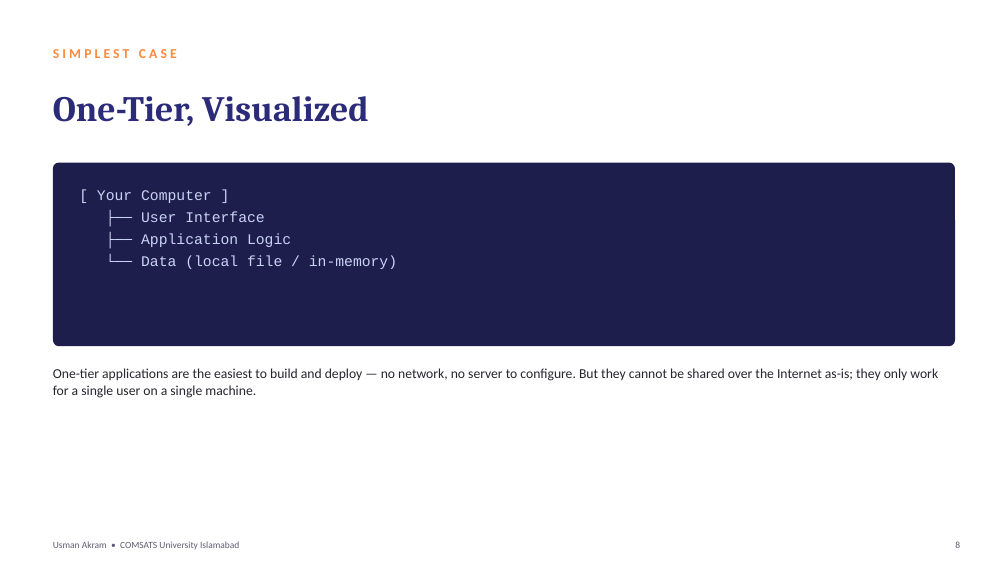
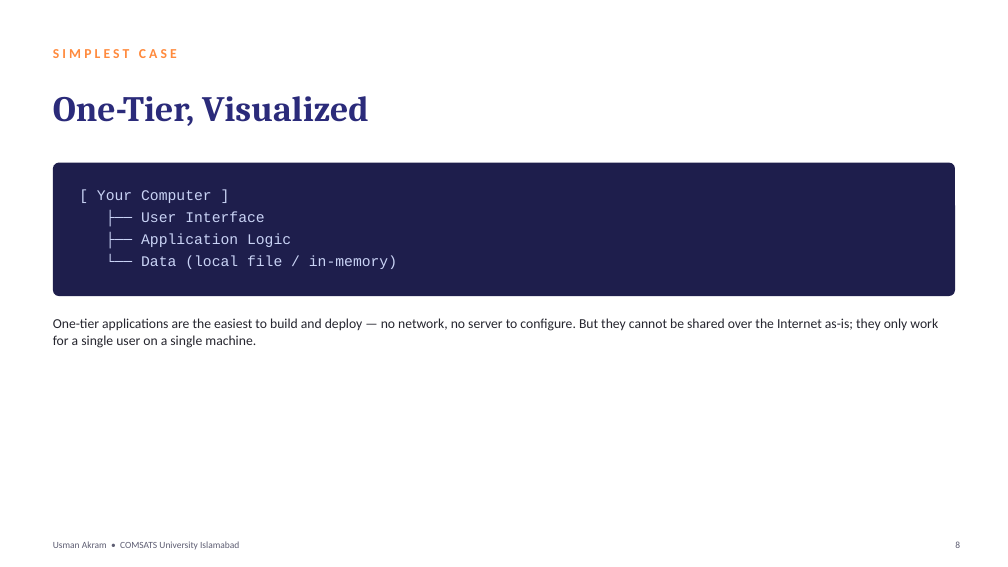
Before and after one commit to mua22/mern-web-book, a slide deck: slide 8 of slides/CSC336-Lecture-02-Tiered-Web-Architecture.pptx. Drawn at 1008x567 pixels with LibreOffice and Linux fonts; fonts in the diff are those of the drawing. Boxes give left, top, right and bottom in pixels: in the first picture for what was removed or moved away, otherwise in the second. Text is boxed around its words. In the diff, an @@ line names an element or a change of style, - is before the commit and + after.

```diff
--- a/slides/CSC336-Lecture-02-Tiered-Web-Architecture.pptx
+++ b/slides/CSC336-Lecture-02-Tiered-Web-Architecture.pptx
@@ rounded rectangle: place and size @@
-rounded rectangle at [53,163,955,346]
+rounded rectangle at [53,163,955,296]
@@ rounded rectangle at [53,163,955,296]: proportions changed @@
@@ text "One-tier applications are the easiest ...": place and size @@
-text "One-tier applications are the easiest ..." at [53,368,938,398]
+text "One-tier applications are the easiest ..." at [53,318,938,348]
```
Also in this commit, not shown: 1 other slide changed, 7 other files.
